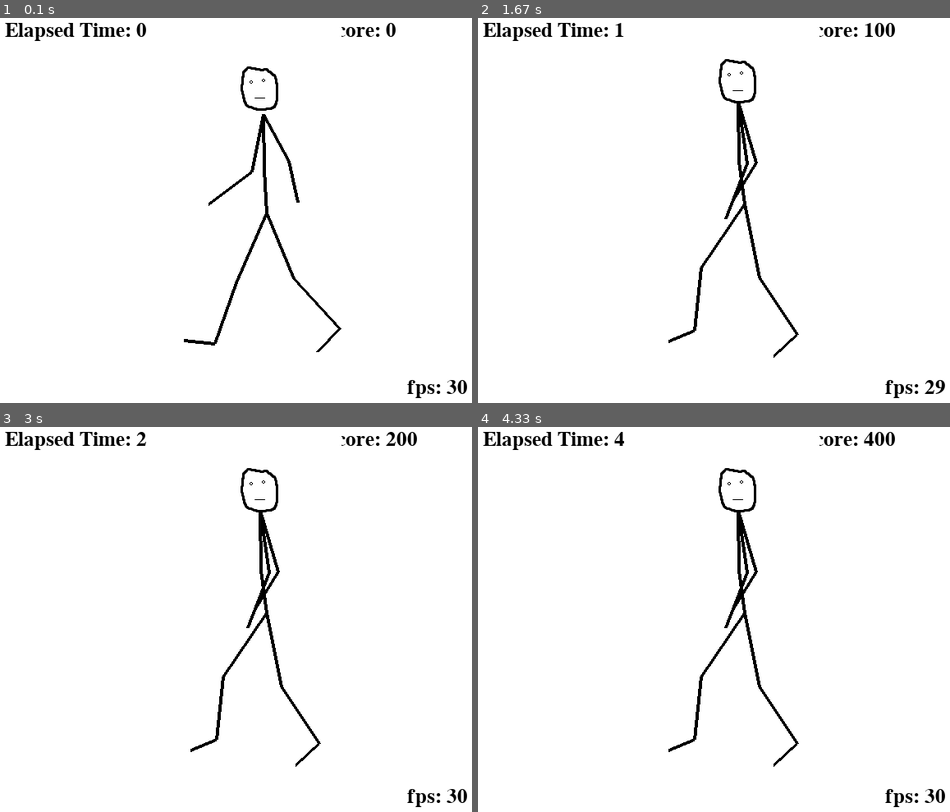
Above: before the commit, frames 1-4 (two rows, left to right).
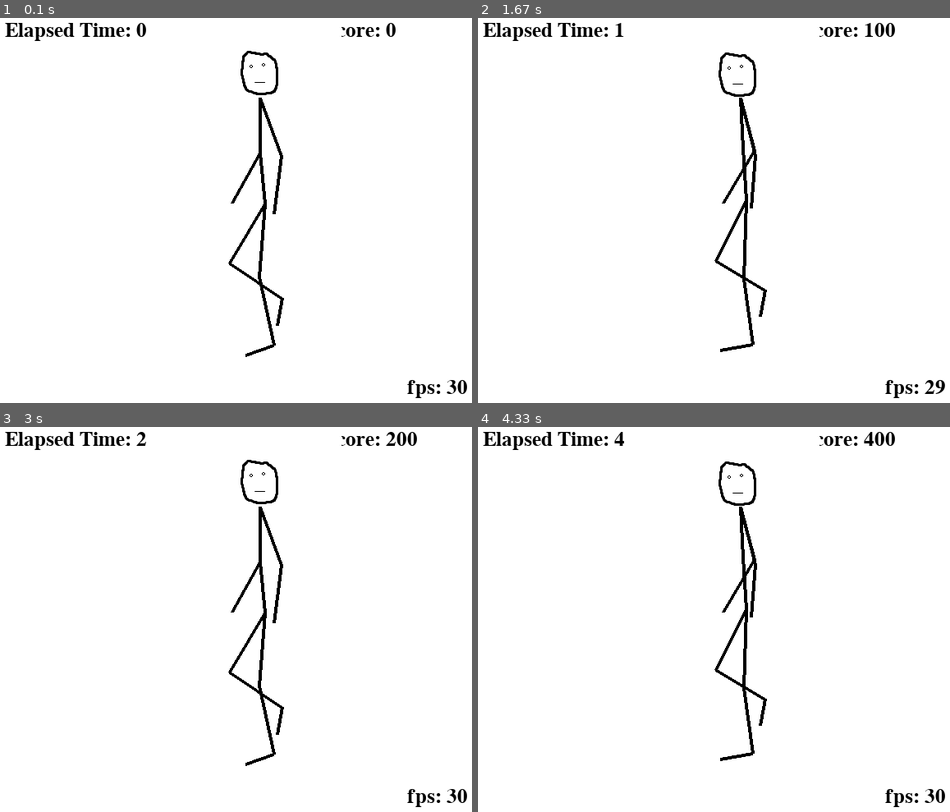
Above: after the commit, the same moments.

Repository: fbessho/raspberry-pi
Game: pygame game, started from walking_human/walking_human.py
Same seed, same stepped clock (60 frames per second), same inputs: the game is played once before the commit and once after it.
Inputs:
- Up to frame 1 (0.1 s): no input
- Up to frame 2 (1.67 s): no input
- Up to frame 3 (3 s): no input
- Up to frame 4 (4.33 s): no input

The runs differ from the first frame. In frame 1, 2.1% of the frame differs, in the area x 38-73%, y 8-89%; in frame 2, 2.0%; in frame 3, 1.9%; in frame 4, 2.0%.

Commit message:
Change human to thread

Diff:
--- a/walking_human/human.py
+++ b/walking_human/human.py
@@ -1,3 +1,84 @@
-class Human():
+import threading
+import time
+import pygame
+from positions import positions
+
+COLOR_BLACK = pygame.Color(0, 0, 0)
+COLOR_WHITE = pygame.Color(255, 255, 255)
+
+class Human(threading.Thread):
+    WIDTH = 200
+    HEIGHT = 480
+    LINE_WIDTH = 4
+
     def __init__(self):
+        threading.Thread.__init__(self)
         self.direction = "left"
+        self.face_image = pygame.image.load("face.png")
+        self.face_image.convert_alpha()
+        self.surface = self.update_surface(positions[0])
+
+    def run(self):
+        while True:
+            for position in positions:
+                position = self.update_surface(position)
+                time.sleep(0.2)
+
+    def update_surface(self, position):
+        human_size = Human.WIDTH, Human.HEIGHT
+        human_surface = pygame.Surface(human_size)
+        human_surface.fill(COLOR_WHITE)
+
+        normalized_points = self.normalize(position, human_size[0]/2)
+        (face_center,    neck,   back,   hip,
+         r_elbow, r_hand, r_knee, r_ankle, r_toe,
+         l_elbow, l_hand, l_knee, l_ankle, l_toe) = normalized_points
+
+        # draw face
+        face_width, face_height = self.face_image.get_size()
+        face_left = face_center[0] - face_width/2
+        face_top = face_center[1] - face_height/2
+        human_surface.blit(self.face_image, (face_left, face_top))
+
+        # draw lines
+        pygame.draw.line(human_surface, COLOR_BLACK, neck, back, Human.LINE_WIDTH)
+        pygame.draw.line(human_surface, COLOR_BLACK, back, hip,  Human.LINE_WIDTH)
+
+        pygame.draw.line(human_surface, COLOR_BLACK, neck,    r_elbow, Human.LINE_WIDTH)
+        pygame.draw.line(human_surface, COLOR_BLACK, r_elbow, r_hand,  Human.LINE_WIDTH)
+        pygame.draw.line(human_surface, COLOR_BLACK, hip,     r_knee,  Human.LINE_WIDTH)
+        pygame.draw.line(human_surface, COLOR_BLACK, r_knee,  r_ankle, Human.LINE_WIDTH)
+        pygame.draw.line(human_surface, COLOR_BLACK, r_ankle, r_toe,   Human.LINE_WIDTH)
+
+        pygame.draw.line(human_surface, COLOR_BLACK, neck,    l_elbow, Human.LINE_WIDTH)
+        pygame.draw.line(human_surface, COLOR_BLACK, l_elbow, l_hand,  Human.LINE_WIDTH)
+        pygame.draw.line(human_surface, COLOR_BLACK, hip,     l_knee,  Human.LINE_WIDTH)
+        pygame.draw.line(human_surface, COLOR_BLACK, l_knee,  l_ankle, Human.LINE_WIDTH)
+        pygame.draw.line(human_surface, COLOR_BLACK, l_ankle, l_toe,   Human.LINE_WIDTH)
+
+        # print(normalized_points)
+
+        # Human directs left as default. Flip image when "right" is set as the direction.
+        if self.direction.lower().startswith("r"):
+            human_surface = pygame.transform.flip(human_surface,
+                                                  True, # xbool
+                                                  False # ybool
+            )
+
+        self.surface = human_surface
+
+    def draw(self, window):
+        window.blit(self.surface, (window.get_width()/2 - Human.WIDTH/2, 0))
+
+    # Set x of human's face to center, and convert float to int
+    def normalize(self, points, center):
+        face_x = points[0][0]
+        dx = center - face_x # px needs to shift
+        normalized_points = []
+
+        for point in points:
+            normalized_points.append(
+                (int(point[0] + dx), int(point[1]))
+            )
+
+        return normalized_points
--- a/walking_human/walking_human.py
+++ b/walking_human/walking_human.py
@@ -1,14 +1,13 @@
 import pygame
 import time
-from positions import positions
 from human import Human
 from pygame.locals import *
+import pdb
 
 WIDTH = 640
 HEIGHT = 480
 COLOR_BLACK = pygame.Color(0, 0, 0)
 COLOR_WHITE = pygame.Color(255, 255, 255)
-LINE_WIDTH = 4
 SEC_PER_FRAME = 0.1
 HEADER_FONT = None # initialized after pygame.init()
 
@@ -17,26 +16,25 @@
     global HEADER_FONT
     HEADER_FONT = pygame.font.SysFont("freeserif", 25, bold=1)
     window = pygame.display.set_mode((WIDTH, HEIGHT))
-    face_image = pygame.image.load("face.png")
-    face_image.convert_alpha()
     fps = pygame.time.Clock()
 
     start_time = time.time()
     human = Human()
+    human.setDaemon(True)
+    human.start()
 
     while True:
-        quit_flag = False
-        for position in positions:
-            quit_flag = handle_event(human)
-            if quit_flag:
-                return
+        quit_flag = handle_event(human)
+        if quit_flag:
+            return
 
-            window.fill(COLOR_WHITE)
-            draw_header(window, start_time)
-            draw_fps(window)
-            draw_human(window, position, face_image, human)
-            pygame.display.update()
-            fps.tick(30)
+        window.fill(COLOR_WHITE)
+        draw_header(window, start_time)
+        draw_fps(window)
+        # pdb.set_trace()
+        human.draw(window)
+        pygame.display.update()
+        fps.tick(30)
 
 # Returns True if program should exit
 def handle_event(human):
@@ -80,61 +78,7 @@
     fps_surface = HEADER_FONT.render("fps: %d" % fps, 1, COLOR_BLACK)
     window.blit(fps_surface, (WIDTH-20*7, HEIGHT-35)) # 20*7 = (pixels of 1 char) * (num of characters)
 
-def draw_human(window, position, face_image, human):
-    human_size = 200, HEIGHT
-    human_surface = pygame.Surface(human_size)
-    human_surface.fill(COLOR_WHITE)
 
-    normalized_points = normalize(position, human_size[0]/2)
-    (face_center,    neck,   back,   hip,
-     r_elbow, r_hand, r_knee, r_ankle, r_toe,
-     l_elbow, l_hand, l_knee, l_ankle, l_toe) = normalized_points
-
-    # draw face
-    face_width, face_height = face_image.get_size()
-    face_left = face_center[0] - face_width/2
-    face_top = face_center[1] - face_height/2
-    human_surface.blit(face_image, (face_left, face_top))
-
-    # draw lines
-    pygame.draw.line(human_surface, COLOR_BLACK, neck, back, LINE_WIDTH)
-    pygame.draw.line(human_surface, COLOR_BLACK, back, hip,  LINE_WIDTH)
-
-    pygame.draw.line(human_surface, COLOR_BLACK, neck,    r_elbow, LINE_WIDTH)
-    pygame.draw.line(human_surface, COLOR_BLACK, r_elbow, r_hand,  LINE_WIDTH)
-    pygame.draw.line(human_surface, COLOR_BLACK, hip,     r_knee,  LINE_WIDTH)
-    pygame.draw.line(human_surface, COLOR_BLACK, r_knee,  r_ankle, LINE_WIDTH)
-    pygame.draw.line(human_surface, COLOR_BLACK, r_ankle, r_toe,   LINE_WIDTH)
-
-    pygame.draw.line(human_surface, COLOR_BLACK, neck,    l_elbow, LINE_WIDTH)
-    pygame.draw.line(human_surface, COLOR_BLACK, l_elbow, l_hand,  LINE_WIDTH)
-    pygame.draw.line(human_surface, COLOR_BLACK, hip,     l_knee,  LINE_WIDTH)
-    pygame.draw.line(human_surface, COLOR_BLACK, l_knee,  l_ankle, LINE_WIDTH)
-    pygame.draw.line(human_surface, COLOR_BLACK, l_ankle, l_toe,   LINE_WIDTH)
-
-    # print(normalized_points)
-
-    # Human directs left as default. Flip image when "right" is set as the direction.
-    if human.direction.lower().startswith("r"):
-        human_surface = pygame.transform.flip(human_surface,
-                                              True, # xbool
-                                              False # ybool
-        )
-
-    window.blit(human_surface, (WIDTH/2 - human_size[0]/2, 0))
-
-# Set x of human's face to center, and convert float to int
-def normalize(points, center):
-    face_x = points[0][0]
-    dx = center - face_x # px needs to shift
-    normalized_points = []
-
-    for point in points:
-        normalized_points.append(
-            (int(point[0] + dx), int(point[1]))
-        )
-
-    return normalized_points
 
 if __name__ == "__main__":
     main()
